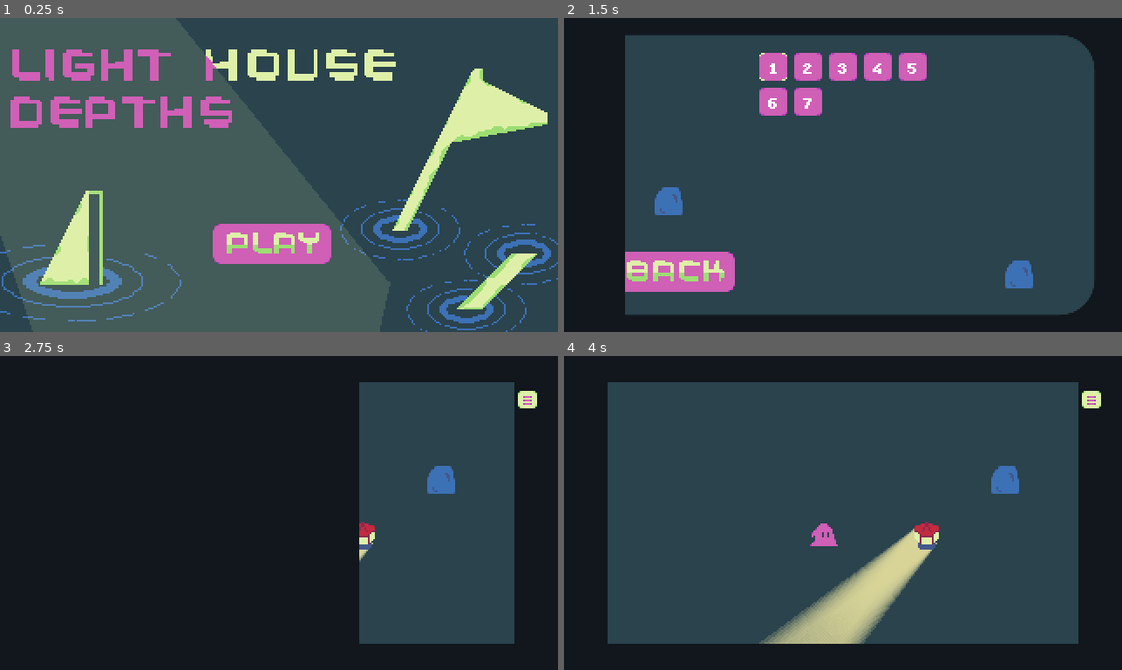
Above: before the commit, frames 1-4 (two rows, left to right).
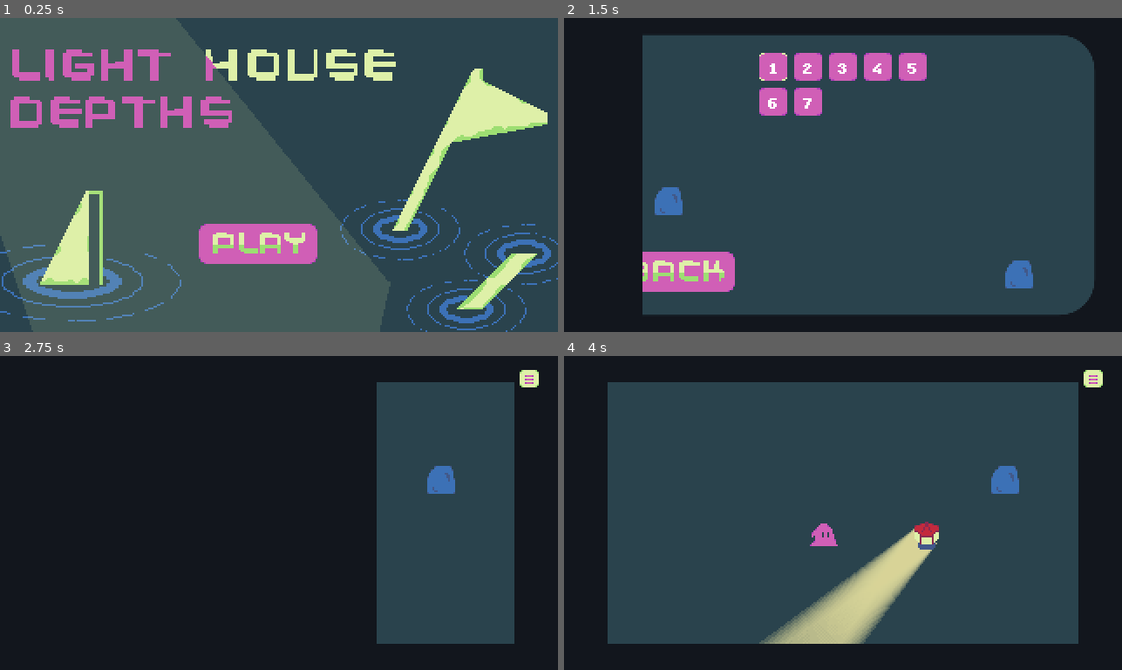
Above: after the commit, the same moments.

Repository: genericuser990/GameJamTowerTheme
Game: Godot game, scene res://Scenes/SceneManager.tscn
Two runs of this game, one before a commit and one after it. Both use one fixed random seed, a clock stepped at 60 frames per second and the inputs below.
Inputs (mouse positions are in pixels of both pictures, inside the frame that each line leads up to; where the layout moved, square brackets give the same spot in the first picture):
- Up to frame 1 (0.25 s): no input
- Up to frame 2 (1.5 s): click (820, 244) [837, 244] at 0.5 s; click "1" at 1.25 s
- Up to frame 3 (2.75 s): click "2" at 2 s
- Up to frame 4 (4 s): move the mouse to (965, 497) at 2.77 s; hold Right (moveRight) 2.78-3.53 s; move the mouse to (731, 528) at 3.52 s; hold Down (moveDown) from 3.53 s (still down)

The runs differ from the first frame. In frame 1, 1.3% of the frame differs, in the area x 35-60%, y 65-79%; in frame 2, 2.8%; in frame 3, 3.0%, in the area x 64-97%, y 4-92%; in frame 4, 0.4%.

Commit message:
actually fixed scene transition this time

Diff:
--- a/Scenes/Levels/Level2.tscn
+++ b/Scenes/Levels/Level2.tscn
@@ -19,7 +19,7 @@
 position = Vector2( 49, 49 )
 
 [node name="Boat" parent="." instance=ExtResource( 2 )]
-position = Vector2( 106, 156 )
+position = Vector2( 142, 157 )
 
 [node name="Rock" parent="." instance=ExtResource( 1 )]
 position = Vector2( 228, 56 )
--- a/Scenes/SceneManager.tscn
+++ b/Scenes/SceneManager.tscn
@@ -19,7 +19,7 @@
 "values": [ Vector2( 334, 0 ) ]
 }
 tracks/1/type = "value"
-tracks/1/path = NodePath("GUI:rect_size")
+tracks/1/path = NodePath("SceneTransitionBox:rect_size")
 tracks/1/interp = 1
 tracks/1/loop_wrap = true
 tracks/1/imported = false
@@ -28,7 +28,7 @@
 "times": PoolRealArray( 0 ),
 "transitions": PoolRealArray( 1 ),
 "update": 0,
-"values": [ Vector2( 335, 180 ) ]
+"values": [ Vector2( 339, 180 ) ]
 }
 
 [sub_resource type="Animation" id=2]
@@ -60,7 +60,7 @@
 } ]
 }
 tracks/2/type = "value"
-tracks/2/path = NodePath("GUI:rect_size")
+tracks/2/path = NodePath("SceneTransitionBox:rect_size")
 tracks/2/interp = 1
 tracks/2/loop_wrap = true
 tracks/2/imported = false
@@ -69,7 +69,7 @@
 "times": PoolRealArray( 0 ),
 "transitions": PoolRealArray( 1 ),
 "update": 0,
-"values": [ Vector2( 335, 180 ) ]
+"values": [ Vector2( 349, 183 ) ]
 }
 
 [node name="SceneManager" type="Node"]
@@ -105,7 +105,6 @@
 [node name="GUI" type="Control" parent="."]
 anchor_right = 1.0
 anchor_bottom = 1.0
-margin_right = 15.0
 
 [node name="SceneTransitionBox" type="ColorRect" parent="."]
 light_mask = 0
--- a/Scenes/ui/Gameplay.tscn
+++ b/Scenes/ui/Gameplay.tscn
@@ -12,10 +12,10 @@
 [node name="BackButton" type="TextureButton" parent="."]
 anchor_left = 1.0
 anchor_right = 1.0
-margin_left = -38.0
-margin_top = 20.0
-margin_right = -27.0
-margin_bottom = 30.0
+margin_left = -22.0
+margin_top = 8.0
+margin_right = -11.0
+margin_bottom = 18.0
 texture_normal = ExtResource( 3 )
 texture_pressed = ExtResource( 4 )
 texture_hover = ExtResource( 1 )
